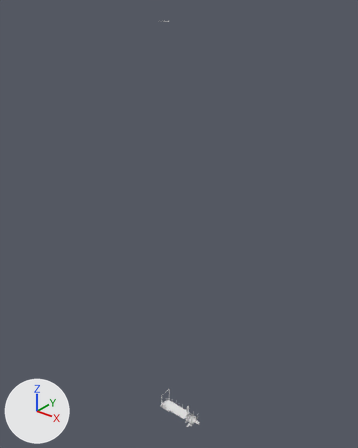
The FBX model road_train_trailer/meshes/trucks/tuning/triple.fbx: old version first, new version second.
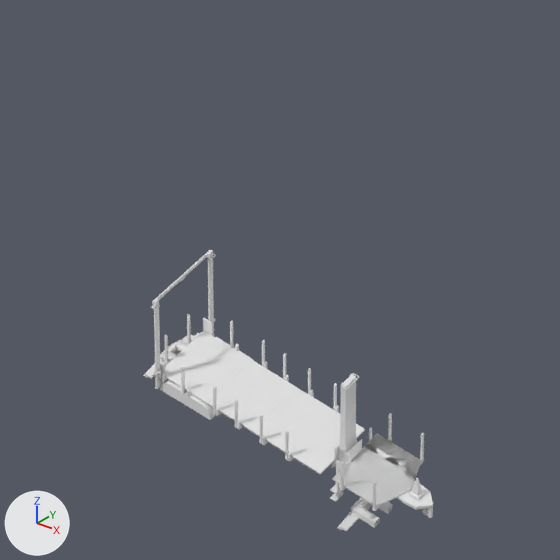
Old and new are each drawn whole from a camera (50 mm lens) standing at (0.618, -0.784, 1.067) and looking at (-0.029, 0.024, 0.566) and again close up on the part from 39% to 60% of the width and 79% to 96% of the height. Arrows for +X, +Y and +Z are at lower left; the lights stay in place. Materials are left out; every surface is plain grey. Where no turn or scale is listed for an object, it has been applied to the vertices. Vertices at the same position are counted once.

Objects in the first close-up: 'cdt_Body.010', 'cdt_Hitch.008', 'cdt_Pin.014', 'extension.004', 'lift2.004', 'triple'.
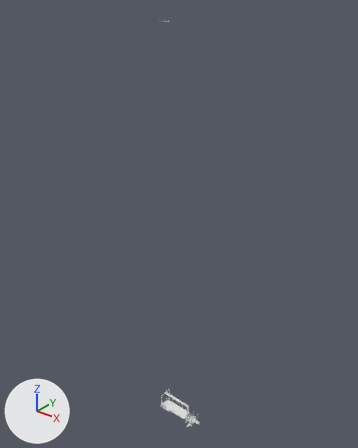
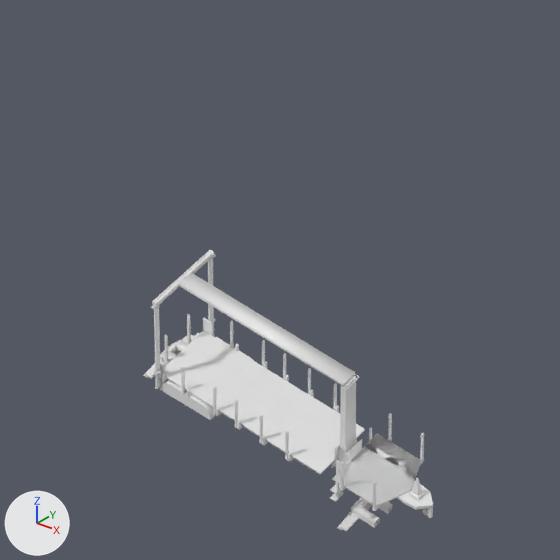
Where the newer file only moved an object's origin or applied its transform, the numbers keep the older frame.

Edits to the scene script, one JSON object a line:
```json
{"block": "me_cube_047", "where": "me_cube_047.from_pydata(...)  # 602 vertices, 464 faces; spans x -0.0654..0.0446, y -0.0169..0.0169, z 0.0096..0.0581"}
{"block": "me_cube_047", "where": "# used by ob_cdt_body_010; location = (0.0, 0.0, -0.0081)"}
{"block": "me_cube_047", "where": "# verts and faces of me_cube_047; kept vertices keep their numbers, new ones are numbered from 602"}
{"block": "me_cube_047", "change": "me_cube_047 part 1: the loose piece of 8 vertices spanning x -0.0585..-0.0579, y -0.0169..0.0169, z 0.0567..0.0581 is copied, and the copy is scaled about its middle by (1.78, 1, 1.32), then moved by (0.001, 0.0, -0.0003); it spans x -0.0577..-0.0567, y -0.0169..0.0169, z 0.0562..0.0581"}
{"block": "me_cube_047", "change": "me_cube_047 part 2"}
{"op": "add", "block": "me_cube_047", "code": "verts[602] = (-0.0577, -0.0037, 0.0568)"}
{"op": "add", "block": "me_cube_047", "code": "verts[603] = (0.021, -0.0036, 0.0562)  # pixel (342, 386)"}
{"op": "add", "block": "me_cube_047", "code": "verts[604] = (-0.0577, -0.0037, 0.058)  # pixel (176, 282)"}
{"op": "add", "block": "me_cube_047", "code": "verts[605] = (0.021, -0.0036, 0.0573)  # pixel (342, 384)"}
{"op": "add", "block": "me_cube_047", "code": "for new, old in zip([*range(606, 610)], [*range(602, 606)]): verts[new] = verts[old] + (0.0, 0.0071, 0.0)"}
{"op": "add", "block": "me_cube_047", "code": "faces += [(602, 603, 605, 604), (602, 606, 607, 603), (602, 604, 608, 606), (606, 608, 609, 607), (603, 607, 609, 605), (604, 605, 609, 608)]"}
{"op": "add", "block": "me_cube_108", "code": ["me_cube_108 = bpy.data.meshes.new('Cube.108')", "me_cube_108.from_pydata(...)  # 56 vertices, 44 faces; spans x -0.0131..0.0658, y -0.016..0.0161, z -0.0009..0.0009"]}
{"op": "add", "block": "ob_top_010", "code": ["ob_top_010 = bpy.data.objects.new('top.010', me_cube_108)", "ob_top_010.location = (-0.0447, -0.0001, 0.049)"]}
```

Where the change shows, as pixel boxes (x1, y1, x2, y2) in the close-ups (560 x 560 px):
```json
{"object": "top.010", "change": "added", "after": [158, 256, 355, 386]}
{"part": 1, "of": "me_cube_047", "change": "added", "after": [154, 252, 214, 307]}
{"part": 2, "of": "me_cube_047", "change": "added", "after": [179, 273, 355, 386]}
```
